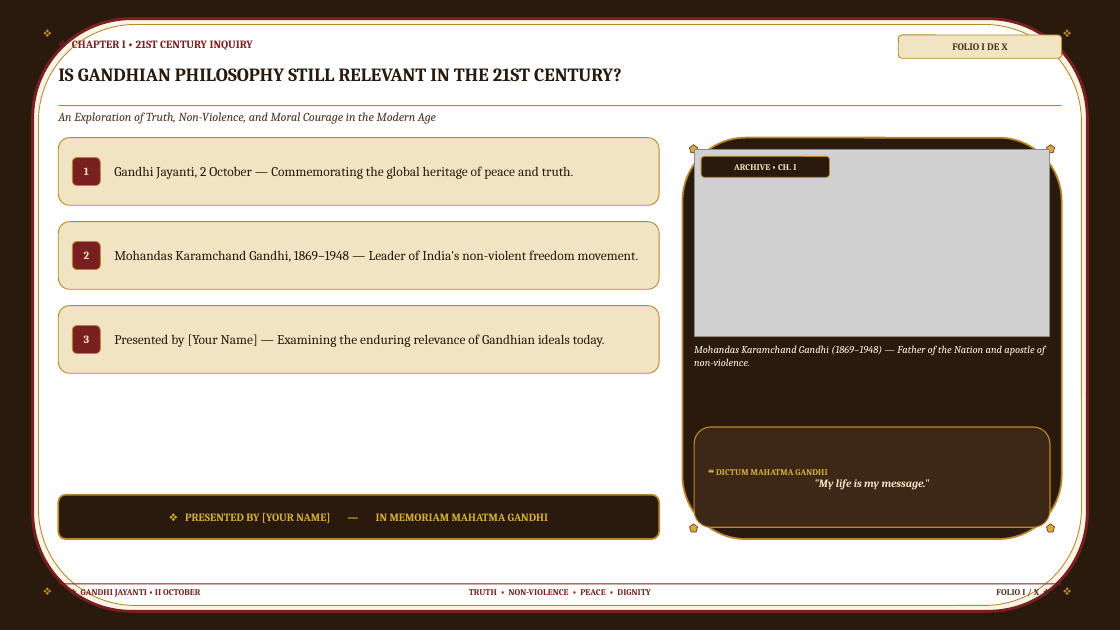
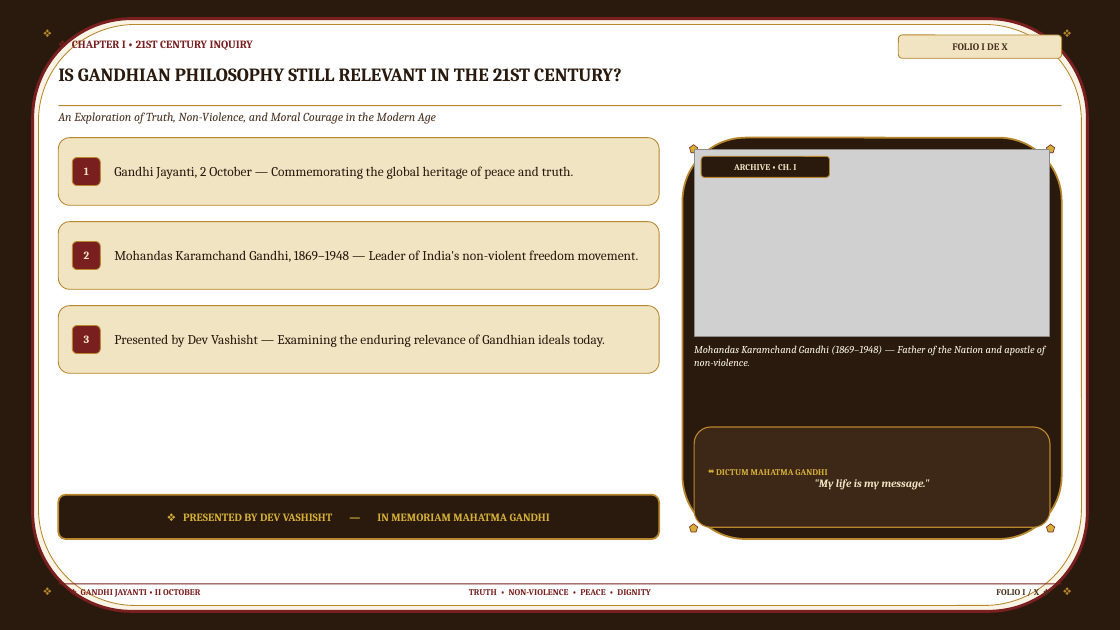
Before and after one commit to vedabrands/gandhi, a slide deck: slide 1 of gandhi-presentation.pptx. Drawn at 1120x630 pixels with LibreOffice and Linux fonts; fonts in the diff are those of the drawing; grey boxes stand for pictures. Boxes give left, top, right and bottom in pixels: in the first picture for what was removed or moved away, otherwise in the second. Text is boxed around its words. In the diff, an @@ line names an element or a change of style, - is before the commit and + after.

```diff
--- a/gandhi-presentation.pptx
+++ b/gandhi-presentation.pptx
@@ text at box(114, 334, 605, 347): text changed @@
-Presented by [Your Name] — Examining the enduring relevance of Gandhian ideals today.
+Presented by Dev Vashisht — Examining the enduring relevance of Gandhian ideals today.
@@ text in rounded rectangle at box(183, 513, 550, 521): text changed @@
-❖ PRESENTED BY [YOUR NAME] — IN MEMORIAM MAHATMA GANDHI
+❖ PRESENTED BY DEV VASHISHT — IN MEMORIAM MAHATMA GANDHI
```
Also in this commit, not shown: 5 other files.
